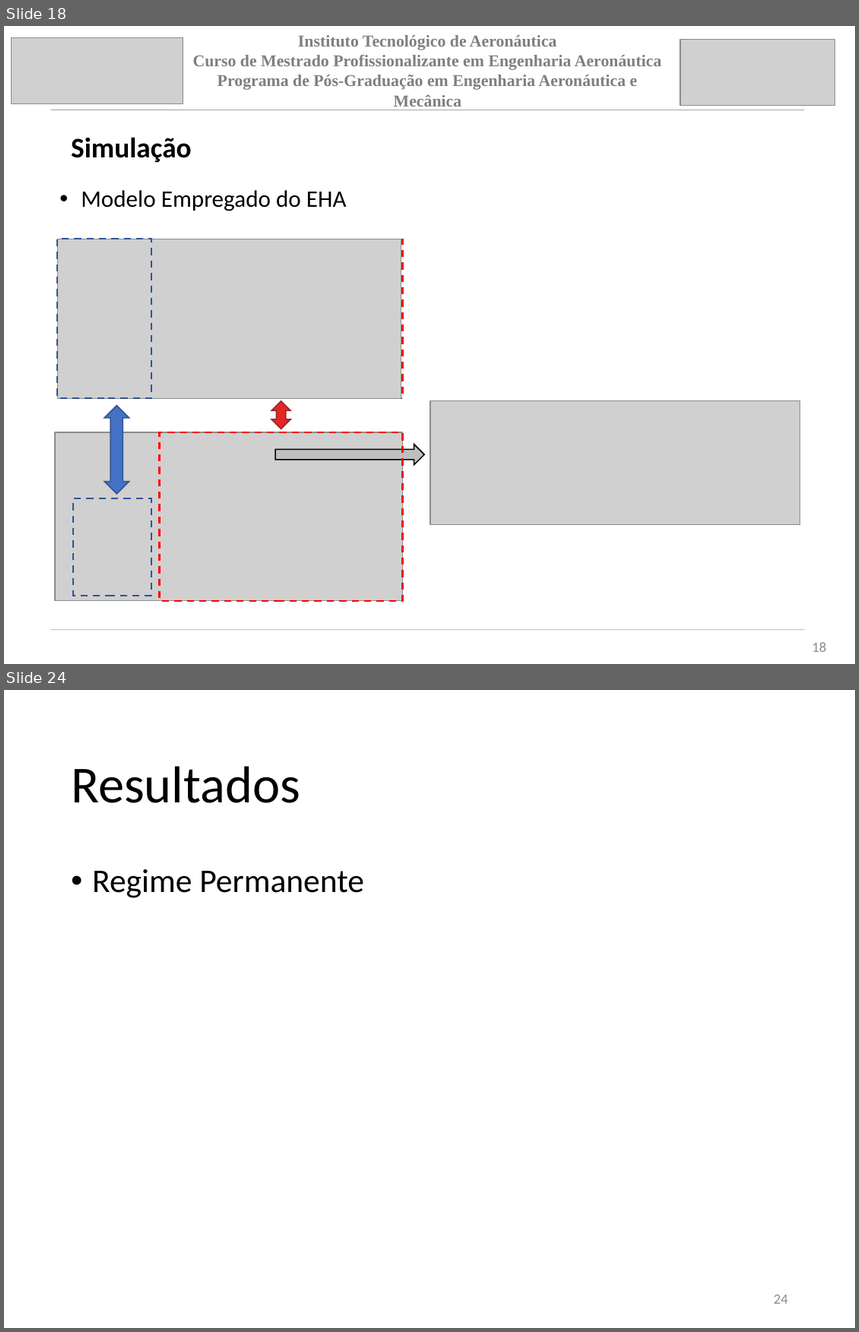
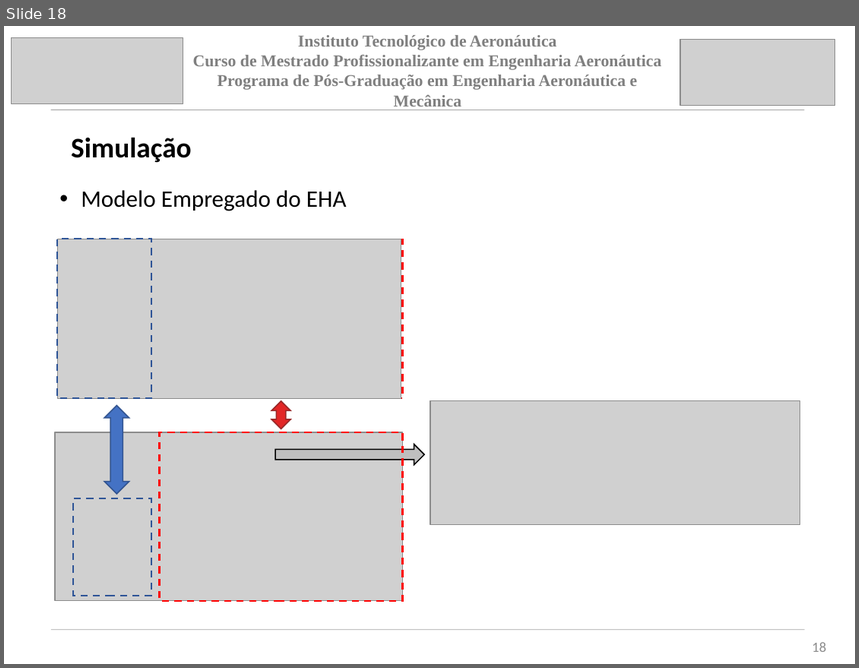
Before and after one commit to jpsoliv/MestradoJPSO, a slide deck: Apresentação/Apresentação_baixo_nivel.pptx. Shown one above the other, each under a label of ours: slides 18 and 24 before the commit, slide 18 after it; the slides between them are not shown. The pictures are 859x1332 and 859x668 pixels, drawn with LibreOffice and Linux fonts; fonts in the diff are those of the drawing; grey boxes stand for pictures. Boxes give left, top, right and bottom in pixels: in the first picture for what was removed or moved away, otherwise in the second. Text is boxed around its words. In the diff, an @@ line names an element or a change of style, - is before the commit and + after.

```diff
--- a/Apresentação/Apresentação_baixo_nivel.pptx
+++ b/Apresentação/Apresentação_baixo_nivel.pptx
@@ slide 24 removed at box(4, 690, 855, 1328), background #FFFFFF @@
@@ title removed at box(71, 766, 300, 803) @@
-Resultados
@@ text removed at box(92, 869, 364, 898) @@
-• Regime Permanente
@@ page number removed at box(774, 1295, 788, 1304) @@
-24
```
Also in this commit, not shown: 2 slides changed, 7 slides added, 6 other slides removed, 10 other files.
